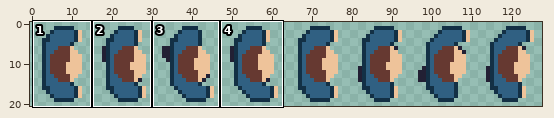
File history of a sprite sheet, src/assets/sprites/player.png. The first picture is a wide view before the edit; the outline marks the close-up.
Close-up. The starting point:
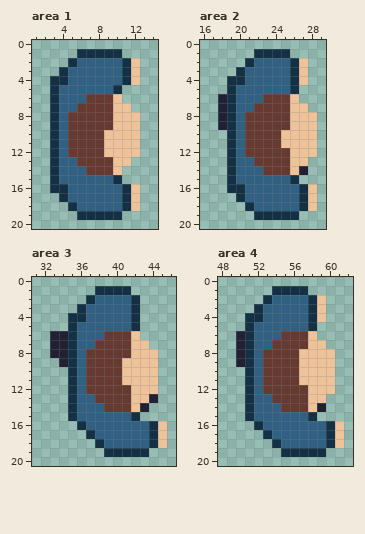
The file is 128x21 pixels. Shown: area 1: x 1..14, y 0..20; area 2: x 16..29, y 0..20; area 3: x 31..46, y 0..20; area 4: x 48..62, y 0..20. The commit also changed other parts of the picture, which this record leaves out.
The same view after the edit:
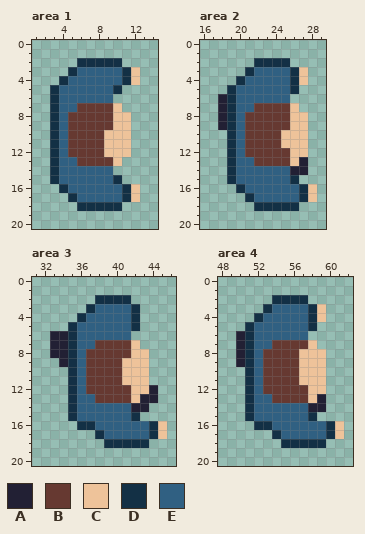
Palette (. is transparent): A #222034  B #663931  C #eec39a  D #133045  E #306082
The exact change:
{"where": "area 1"}
{"y":1,"x":6,"old":"DDDDD","new":"....."}
{"y":2,"x":5,"old":"DEEEEEDC","new":".DDDDD.."}
{"y":3,"x":4,"old":"DE","new":".D"}
{"y":4,"x":3,"old":"D","new":"."}
{"y":6,"x":7,"old":"BBBC","new":"EEE."}
{"y":7,"x":11,"old":"C","new":"."}
{"y":8,"x":12,"old":"C","new":"."}
{"y":9,"x":12,"old":"C","new":"."}
{"y":10,"x":12,"old":"C","new":"."}
{"y":11,"x":12,"old":"C","new":"."}
{"y":12,"x":12,"old":"C","new":"."}
{"y":13,"x":11,"old":"C","new":"."}
{"y":14,"x":7,"old":"BBBC","new":"EEE."}
{"y":16,"x":3,"old":"D","new":"."}
{"y":17,"x":4,"old":"DE","new":".D"}
{"y":18,"x":5,"old":"DEEEEEDC","new":".DDDDD.."}
{"y":19,"x":6,"old":"DDDDD","new":"....."}
{"where": "area 2"}
{"y":1,"x":22,"old":"DDDD","new":"...."}
{"y":2,"x":21,"old":"DEEEEDC","new":".DDDD.."}
{"y":3,"x":20,"old":"DE","new":".D"}
{"y":4,"x":19,"old":"D","new":"."}
{"y":6,"x":23,"old":"BBBC","new":"EEE."}
{"y":7,"x":27,"old":"C","new":"."}
{"y":8,"x":28,"old":"C","new":"."}
{"y":9,"x":28,"old":"C","new":"."}
{"y":10,"x":28,"old":"C","new":"."}
{"y":11,"x":28,"old":"C","new":"."}
{"y":12,"x":28,"old":"C","new":"."}
{"y":13,"x":27,"old":"C","new":"A"}
{"y":14,"x":23,"old":"BBBC","new":"EEEA"}
{"y":16,"x":19,"old":"D","new":"."}
{"y":17,"x":20,"old":"DE","new":".D"}
{"y":18,"x":21,"old":"DEEEEEDC","new":".DDDDD.."}
{"y":19,"x":22,"old":"DDDDD","new":"....."}
{"where": "area 3"}
{"y":1,"x":38,"old":"DDDD","new":"...."}
{"y":2,"x":37,"old":"DEEEED","new":".DDDD."}
{"y":3,"x":36,"old":"DE","new":".D"}
{"y":4,"x":35,"old":"D","new":"."}
{"y":6,"x":39,"old":"BBBC","new":"EEE."}
{"y":7,"x":43,"old":"C","new":"."}
{"y":8,"x":44,"old":"C","new":"."}
{"y":9,"x":44,"old":"C","new":"."}
{"y":10,"x":44,"old":"C","new":"."}
{"y":11,"x":44,"old":"C","new":"."}
{"y":12,"x":44,"old":"C","new":"A"}
{"y":13,"x":43,"old":"C","new":"A"}
{"y":14,"x":39,"old":"BBBC","new":"EEEA"}
{"y":16,"x":37,"old":"E","new":"D"}
{"y":17,"x":37,"old":"DE","new":".D"}
{"y":18,"x":38,"old":"DEEEEEDC","new":".DDDDD.."}
{"y":19,"x":39,"old":"DDDDD","new":"....."}
{"where": "area 4"}
{"y":1,"x":54,"old":"DDDD","new":"...."}
{"y":2,"x":53,"old":"DEEEEDC","new":".DDDD.."}
{"y":3,"x":52,"old":"DE","new":".D"}
{"y":4,"x":51,"old":"D","new":"."}
{"y":6,"x":55,"old":"BBBC","new":"EEE."}
{"y":7,"x":59,"old":"C","new":"."}
{"y":8,"x":60,"old":"C","new":"."}
{"y":9,"x":60,"old":"C","new":"."}
{"y":10,"x":60,"old":"C","new":"."}
{"y":11,"x":60,"old":"C","new":"."}
{"y":12,"x":60,"old":"C","new":"."}
{"y":13,"x":59,"old":"C","new":"A"}
{"y":14,"x":55,"old":"BBBC","new":"EEEA"}
{"y":16,"x":53,"old":"E","new":"D"}
{"y":17,"x":53,"old":"DE","new":".D"}
{"y":18,"x":54,"old":"DEEEEEDC","new":".DDDDD.."}
{"y":19,"x":55,"old":"DDDDD","new":"....."}
